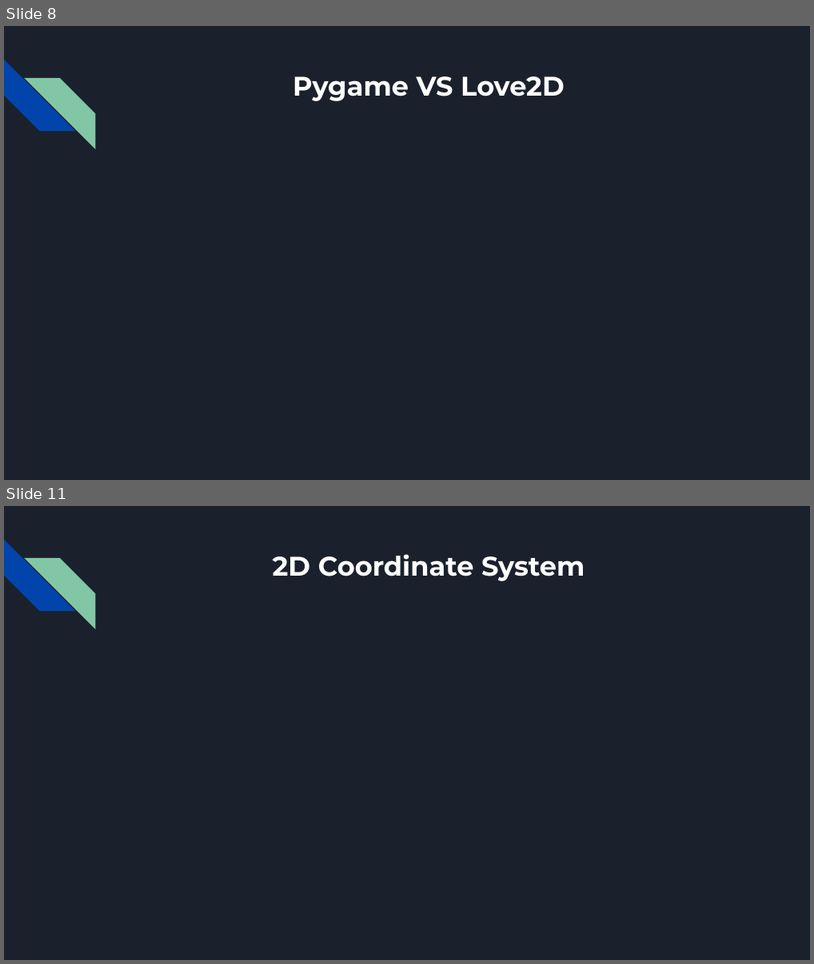
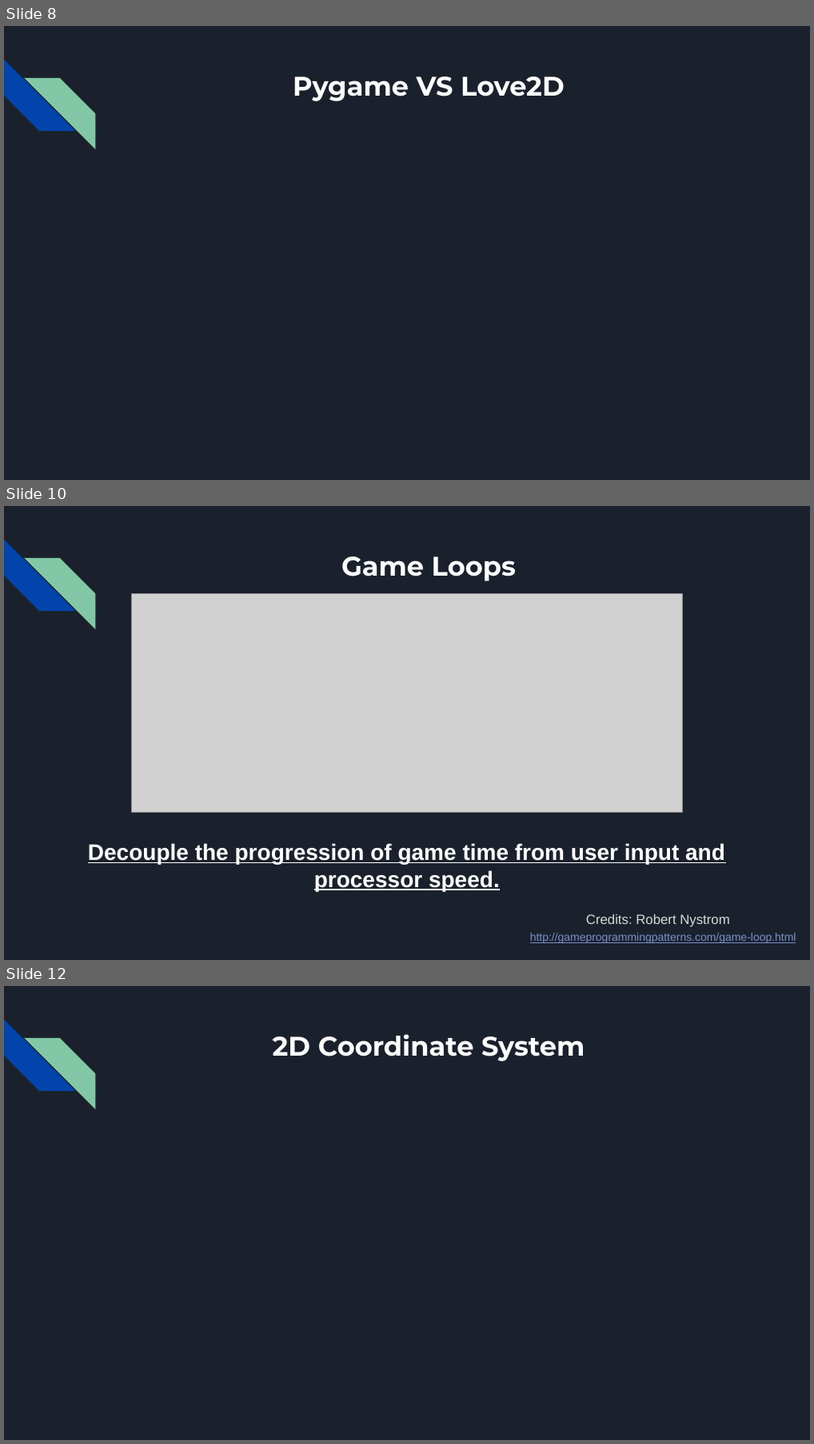
Before and after one commit to Apurv-henkare/Workshop, a slide deck: ppt/main_ppt.pptx. Shown one above the other, each under a label of ours: slides 8 and 11 before the commit, slides 8, 10 and 12 after it; the slides between them are not shown. The pictures are 814x964 and 814x1444 pixels, drawn with LibreOffice and Linux fonts; fonts in the diff are those of the drawing; grey boxes stand for pictures. Boxes give left, top, right and bottom in pixels: in the first picture for what was removed or moved away, otherwise in the second. Text is boxed around its words. In the diff, an @@ line names an element or a change of style, - is before the commit and + after.

```diff
--- a/ppt/main_ppt.pptx
+++ b/ppt/main_ppt.pptx
@@ slide 10 added at [4, 506, 810, 960], background #1B212C; not listed: 2 template elements that a slide beside it also shows @@
@@ title added at [342, 556, 516, 581], 24 pt, text #FFFFFF, bold @@
+Game Loops
@@ picture added at [131, 594, 682, 812] @@
@@ text added at [88, 843, 726, 891], 20 pt, text #FFFFFF, bold, underline @@
+Decouple the progression of game time from user input and processor speed.
@@ text added at [530, 932, 797, 943], 10 pt, text #7890CD, underline @@
+http://gameprogrammingpatterns.com/game-loop.html
@@ text added at [586, 914, 730, 927], 12 pt, text #D9D9D9 @@
+Credits: Robert Nystrom
@@ what was slide 11 is now slide 12 @@
```
Also in this commit, not shown: 2 slides changed, 1 other slide added, 1 slide removed, 2 other files.
